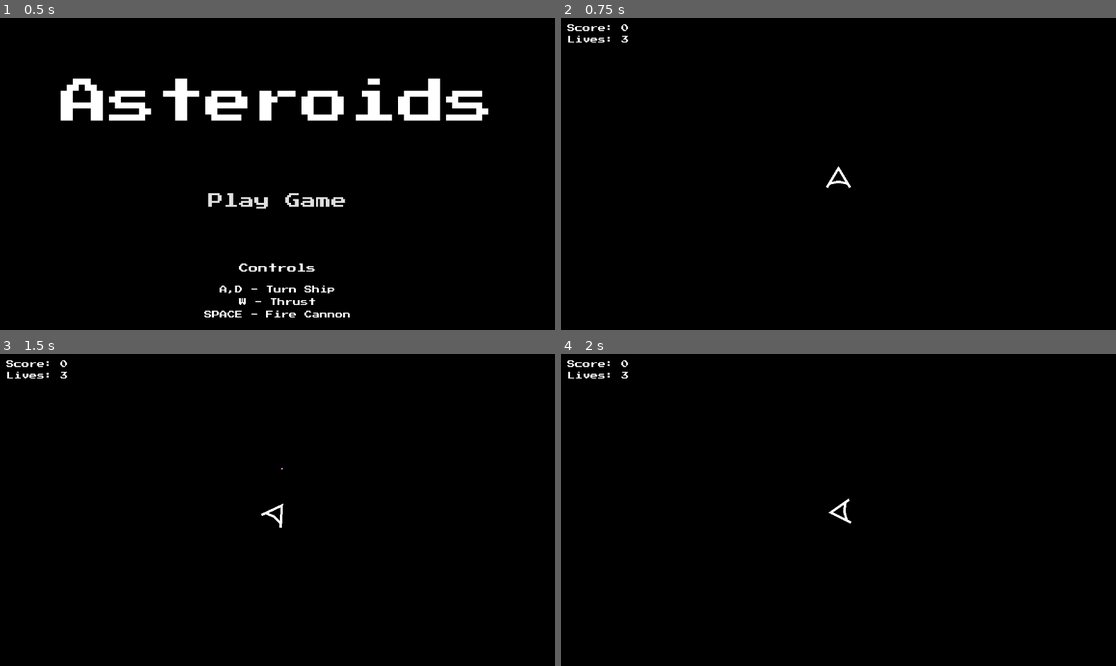
Above: before the commit, frames 1-4 (two rows, left to right).
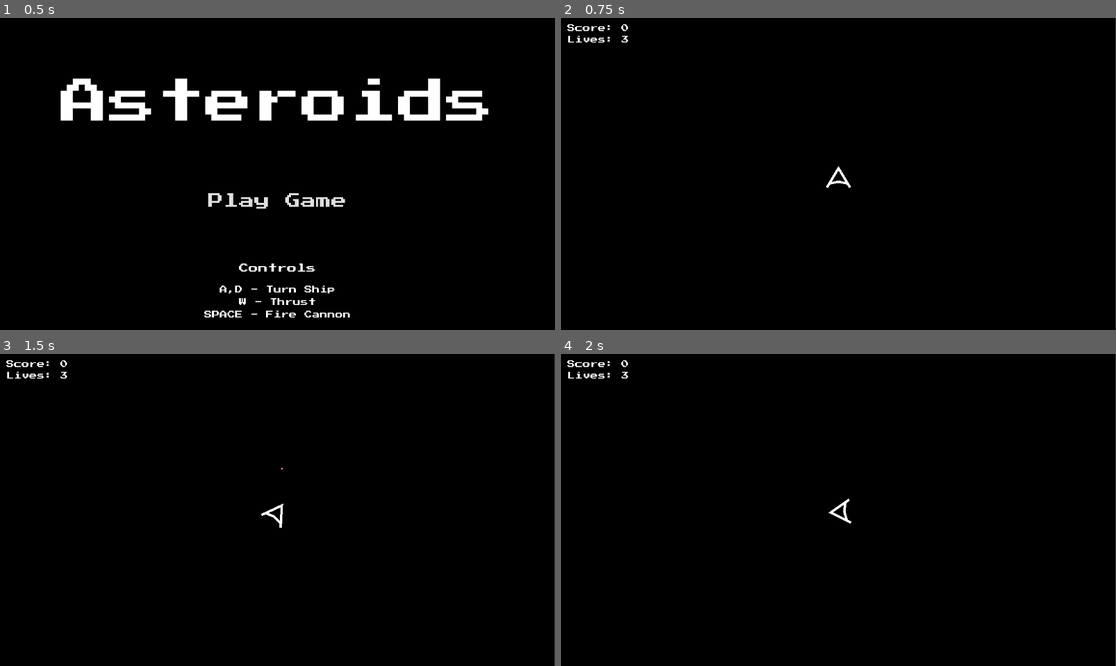
Above: after the commit, the same moments.

Repository: evanboerchers/asteroids
Game: Godot game, scene res://menu/menu.tscn
The game is run twice, just before and just after one commit, with the same random seed, the same clock (stepped at 60 frames per second) and the same inputs.
Inputs:
- Up to frame 1 (0.5 s): no input
- Up to frame 2 (0.75 s): click "Play Game" at 0.5 s
- Up to frame 3 (1.5 s): tap Enter at 1.25 s; hold D (move_right) from 1.28 s (still down); tap Space (shoot) at 1.35 s
- Up to frame 4 (2 s): keep holding D (move_right)

Frame 1 is identical in both runs. In frame 2, 0.1% of the frame differs, in the area x 99-100%, y 0-100%; in frame 3, 0.1%; in frame 4, 0.1%.

Commit message:
fixed collisions

Diff:
--- a/game/game.tscn
+++ b/game/game.tscn
@@ -39,6 +39,8 @@
 anchors_preset = 15
 anchor_right = 1.0
 anchor_bottom = 1.0
+offset_left = -1.0
+offset_right = -1.0
 grow_horizontal = 2
 grow_vertical = 2
 color = Color(0, 0, 0, 1)
--- a/player/player.gd
+++ b/player/player.gd
@@ -49,6 +49,8 @@
 		add_child(p)
 
 func _ready() -> void:
+	contact_monitor=true
+	max_contacts_reported=4
 	_set_properties()
 	$Thrust.visible = false
 
@@ -60,9 +62,22 @@
 func _physics_process(delta: float) -> void:
 	_apply_rotation()
 	_apply_thrust()
-	_wrap_to_screen()
 	if Input.is_action_just_pressed("shoot"):
 		shoot()
+
+func _integrate_forces(state: PhysicsDirectBodyState2D) -> void:
+	var p := state.transform.origin
+	var w := screen_size.x
+	var h := screen_size.y
+	var moved := false
+
+	if p.x < 0:          p.x += w; moved = true
+	elif p.x > w:        p.x -= w; moved = true
+	if p.y < 0:          p.y += h; moved = true
+	elif p.y > h:        p.y -= h; moved = true
+
+	if moved:
+		state.transform.origin = p
 
 func _apply_rotation():
 	var rot_dir := 0.0
@@ -83,9 +98,5 @@
 	if speed > max_speed:
 		linear_velocity = linear_velocity.normalized() * max_speed
 
-func _wrap_to_screen() -> void:
-	position.x = wrapf(position.x, 0, screen_size.x)
-	position.y = wrapf(position.y, 0, screen_size.y)
-
 func _on_body_entered(_body: Node) -> void:
 	hit.emit()
--- a/projectile/projectile.tscn
+++ b/projectile/projectile.tscn
@@ -7,7 +7,7 @@
 radius = 4.0
 
 [node name="Projectile" type="Area2D"]
-scale = Vector2(0.999302, 0.971346)
+scale = Vector2(1.01849, 0.971346)
 collision_mask = 3
 script = ExtResource("1_makwg")
 
